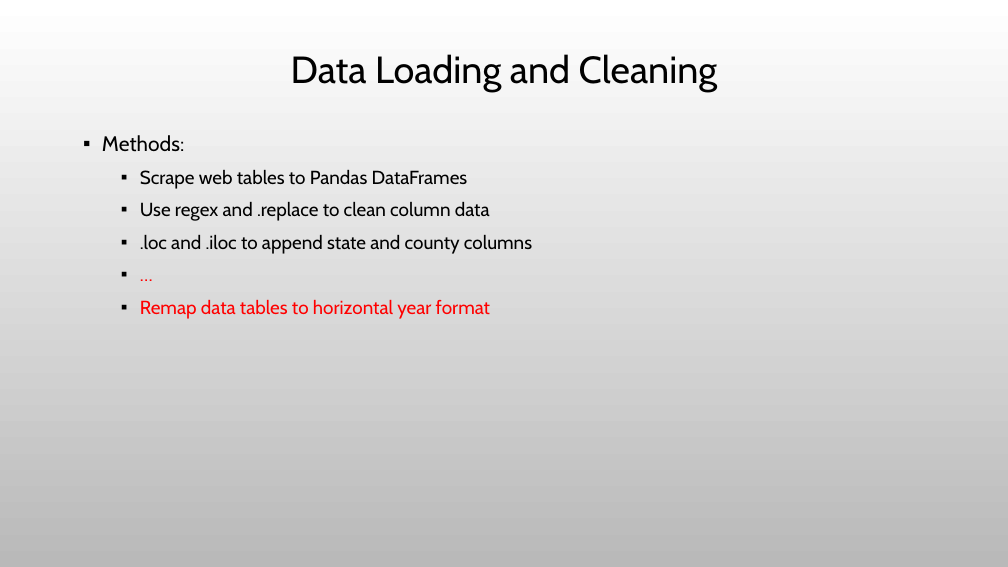
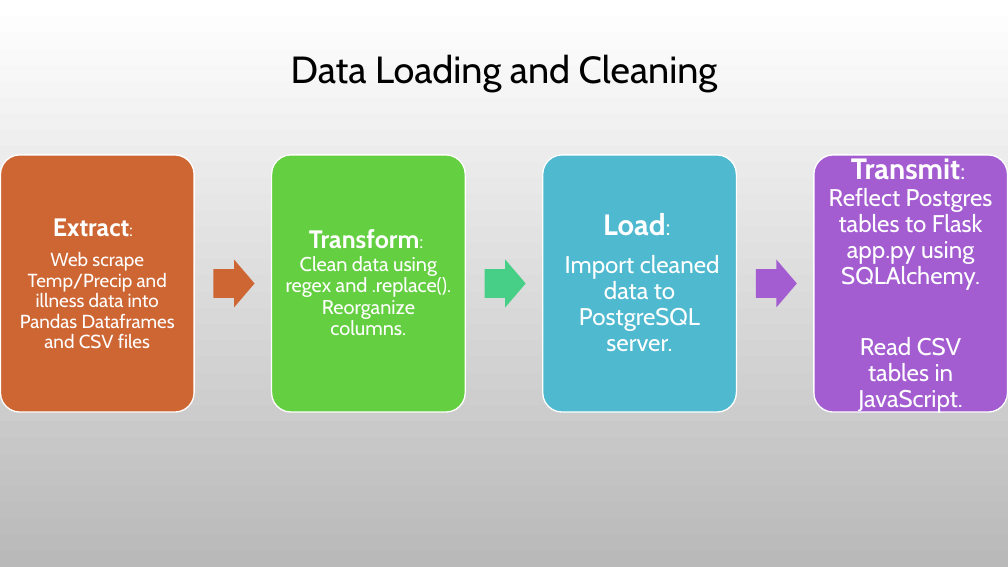
Before and after one commit to Evdawg/Project_3_Mosquito-borne_Diseases, a slide deck: slide 5 of Presentation.pptx. Drawn at 1008x567 pixels with LibreOffice and Linux fonts; fonts in the diff are those of the drawing; background and template pictures are left out. Boxes give left, top, right and bottom in pixels: in the first picture for what was removed or moved away, otherwise in the second. Text is boxed around its words. In the diff, an @@ line names an element or a change of style, - is before the commit and + after.

```diff
--- a/Presentation.pptx
+++ b/Presentation.pptx
@@ text removed at [102, 135, 532, 319] @@
-▪ Methods:
-  ▪ Scrape web tables to Pandas DataFrames
-  ▪ Use regex and .replace to clean column data
-  ▪ .loc and .iloc to append state and county columns
-  ▪ …
-  ▪ Remap data tables to horizontal year format
@@ group added at [1, 154, 1008, 414]: 4 rounded rectangles, 4 texts, 3 right arrows @@
+Extract:
+Web scrape Temp/Precip and illness data into Pandas Dataframes and CSV files
+Transform: Clean data using regex and .replace(). Reorganize columns.
+Load:
+Import cleaned data to PostgreSQL server.
+Transmit: Reflect Postgres tables to Flask app.py using SQLAlchemy.
+Read CSV tables in JavaScript.
```
Also in this commit, not shown: 4 other slides changed, 1 slide removed, 1 other file.
